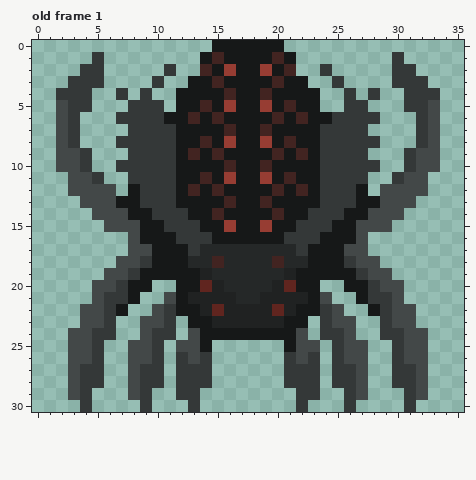
Two versions of one pixel-art file, godot_project/Assets/Sprites/Monsters/Aseprite files/monster_spider.aseprite. The picture above is the old version.
36x31 pixels, 7 frames. Colours within 5 levels of each other are drawn and written as one. Shown: old frame 1. The commit also changed other frames, which this record leaves out.
The result:
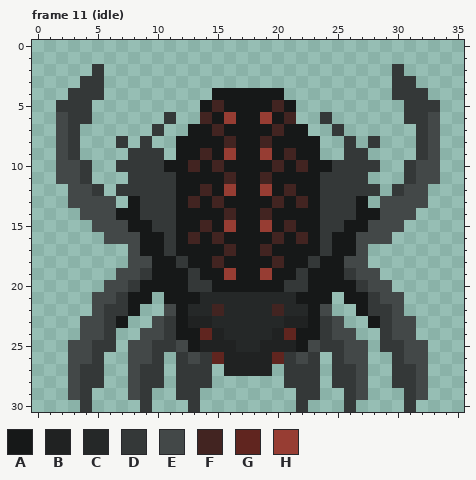
Palette (. is transparent): A #161818  B #202222  C #252828  D #343838  E #434848  F #422421  G #60251f  H #973d33
A new or re-ordered frame is compared with the old frame closest to it.
Diff:
frames 7 -> 14
--- frame 11 (idle) is new; against old frame 1, layers "head", "legs", "body"
@@ x 0..35 @@
- 0 ...............AAAAAA...............
- 1 .....D........AFAAAAFA........D.....
- 2 ....DD.....D..FAHAAHAF..D.....DD....
- 3 ...DDD....D..AAFAAAAFAA..D....DDD...
- 4 ..DDD..D.D..AAAAFAAFAAAA..D.D..DDD..
- 5 ..EDD...DDD.AAFAHAAHAFAA..DD...DDE..
- 6 ..ED...DDDDAAFAFAAAAFAFAADDDD...DE..
- 7 ..ED....DDDDAAAAFAAFAAAADDDD....DE..
- 8 ..ED...DDDDDAAFAHAAHAFAADDDDD...DE..
- 9 ..EED...DDDDAFAFAAAAFAFADDDD...DEE..
-10 ..EED..DDDDDAAAAFAAFAAAADDDDD..DEE..
-11 ...EED..DDDDAAFAHAAHAFAADDDD..DEE...
-12 ...EEEE.ADDDAFAFAAAAFAFADDDA.EEEE...
-13 ....EEEAADDDAAAAFAAFAAAADDDAAEEE....
-14 .....EEEAADDDAAFAAAAFAADDDAAEEE.....
-15 ......EEEAADDDAAHAAHAADDDAAEEE......
-16 ........EAAADDDAAAAAADDDAAAE........
-17 ........EEAAADCCCCCCCCDAAAEE........
-18 .......EEDAAACCFCCCCFCCAAADEE.......
-19 ......EEDAAAAABCCCCCCBAAAAADEE......
-20 .....EEDAA..AAGBCCCCBGAA..AADEE.....
-21 .....EDDA..EABBBBCCBBBBAE..ADDE.....
-22 ....EEDA..EDAABGBBBBGBAADE..ADEE....
-23 ....EED..EED.AABBBBBBAA.DEE..DEE....
-24 ...EEDD..EDD.EAAAAAAAAE.DDE..DDEE...
-25 ...EED..EED.EEA......AEE.DEE..DEE...
-26 ...EED..EED.DED......DED.DEE..DEE...
-27 ...EDD..EDD.DDD......DDD.DDE..DDE...
+ 0 ....................................
+ 1 ....................................
+ 2 .....D........................D.....
+ 3 ....DD........................DD....
+ 4 ...DDD.........AAAAAA.........DDD...
+ 5 ..DDD.........AFAAAAFA.........DDD..
+ 6 ..EDD......D..FAHAAHAF..D......DDE..
+ 7 ..ED......D..AAFAAAAFAA..D......DE..
+ 8 ..ED...D.D..AAAAFAAFAAAA..D.D...DE..
+ 9 ..ED....DDD.AAFAHAAHAFAA..DD....DE..
+10 ..EED..DDDDAAFAFAAAAFAFAADDDD..DEE..
+11 ..EED...DDDDAAAAFAAFAAAADDDD...DEE..
+12 ...EED.DDDDDAAFAHAAHAFAADDDDD.DEE...
+13 ...EEEE.ADDDAFAFAAAAFAFADDDA.EEEE...
+14 ....EEEAADDDAAAAFAAFAAAADDDAAEEE....
+15 .....EEEAADDAAFAHAAHAFAADDAAEEE.....
+16 ......EEEAADAFAFAAAAFAFADAAEEE......
+17 ........EAADAAAAFAAFAAAADAAE........
+18 ........EEAADAAFAAAAFAADAAEE........
+19 .......EEDAAADAAHAAHAADAAADEE.......
+20 ......EEDAAAADDAAAAAADDAAAADEE......
+21 .....EEDAA.AAACCCCCCCCAAA.AADEE.....
+22 .....EDDA..EACCFCCCCFCCAE..ADDE.....
+23 ....EEDA..EDABBCCCCCCBBADE..ADEE....
+24 ....EED..EEDAAGBCCCCBGAADEE..DEE....
+25 ...EEDD.EEDDEABBBCCBBBAEDDEE.DDEE...
+26 ...EED..EED.DEDGBBBBGDED.DEE..DEE...
+27 ...EDD..EDD.DDD.BBBB.DDD.DDE..DDE...
 28 ...EDD..EDD.DDD......DDD.DDE..DDE...
Boxes around the changes in both pictures, in picture pixels (x1, y1, x2, y2):
changed: (56, 40, 440, 376)
